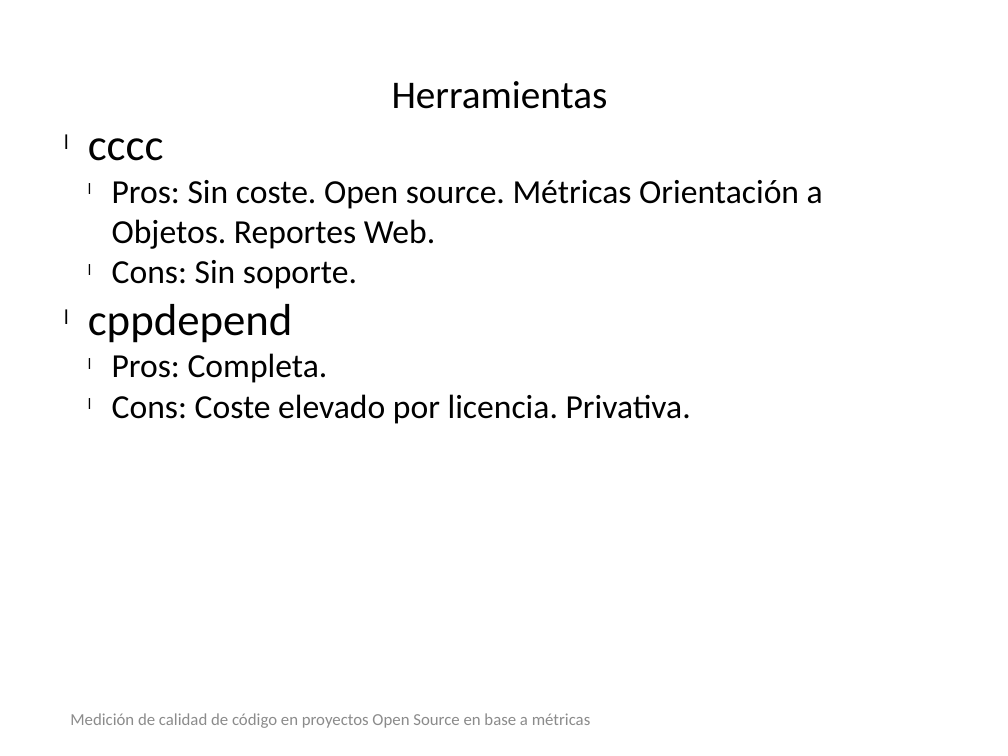
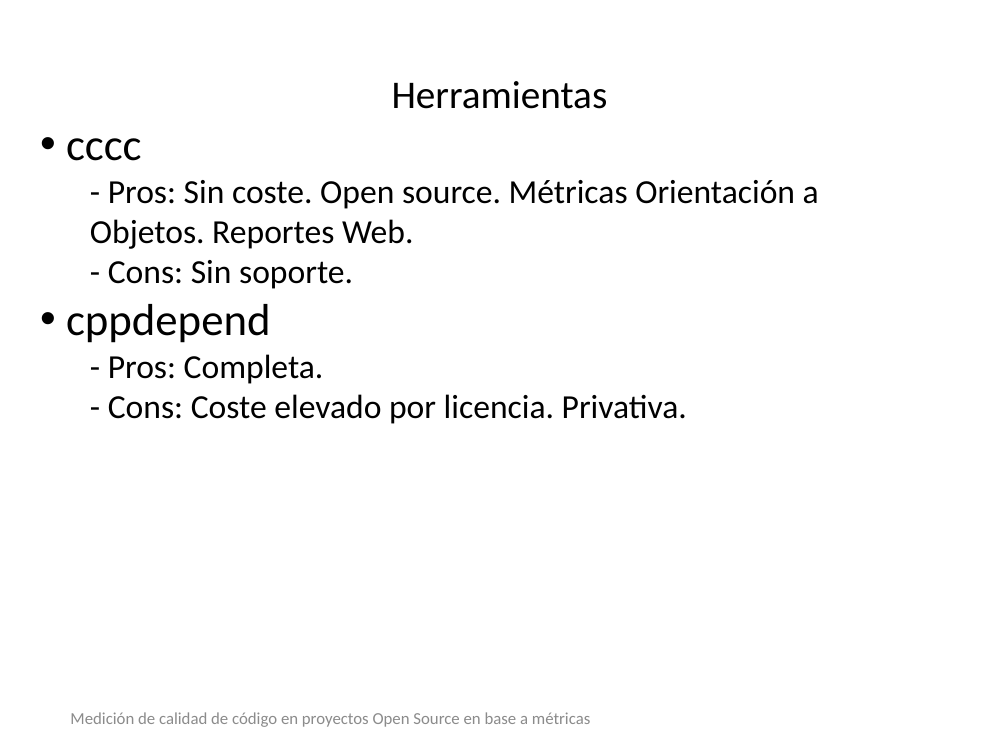
Before and after one commit to sarroutbi/TFE, a slide deck: slide 7 of final_project/presentation/presentation.pptx. Drawn at 1008x756 pixels with LibreOffice and Linux fonts; fonts in the diff are those of the drawing; background and template pictures are left out. Boxes give left, top, right and bottom in pixels: in the first picture for what was removed or moved away, otherwise in the second. Text is boxed around its words. In the diff, an @@ line names an element or a change of style, - is before the commit and + after.

```diff
--- a/final_project/presentation/presentation.pptx
+++ b/final_project/presentation/presentation.pptx
@@ text at [66, 138, 271, 343]: bullet l to • @@
@@ text at [90, 180, 819, 289]: text changed @@
-    l Pros: Sin coste. Open source. Métricas Orientación a Objetos. Reportes Web.
-    l Cons: Sin soporte.
+    - Pros: Sin coste. Open source. Métricas Orientación a Objetos. Reportes Web.
+    - Cons: Sin soporte.
@@ text at [108, 354, 687, 424]: text changed @@
-    l Pros: Completa.
-    l Cons: Coste elevado por licencia. Privativa.
+    - Pros: Completa.
+    - Cons: Coste elevado por licencia. Privativa.
```
Also in this commit, not shown: 10 other slides changed.
